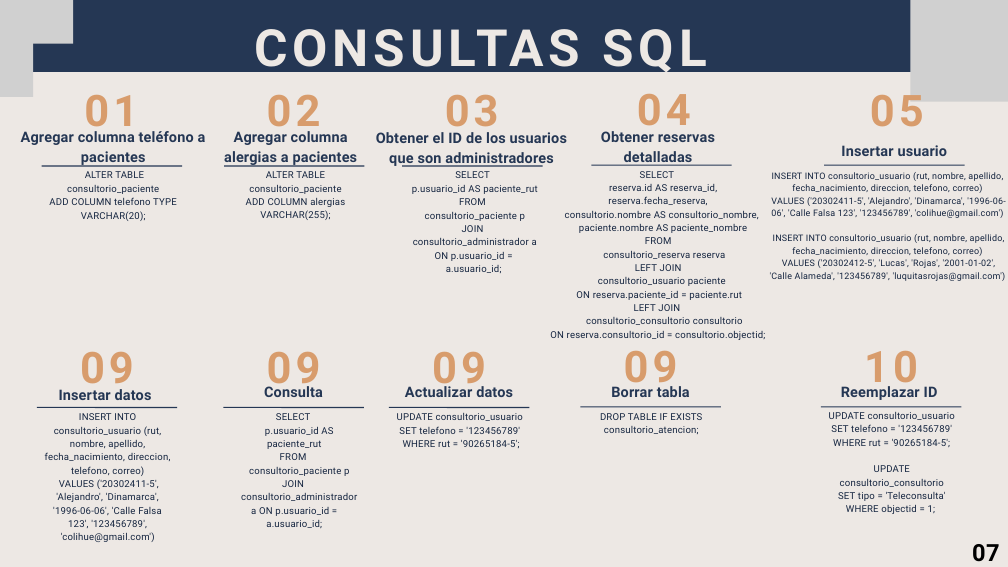
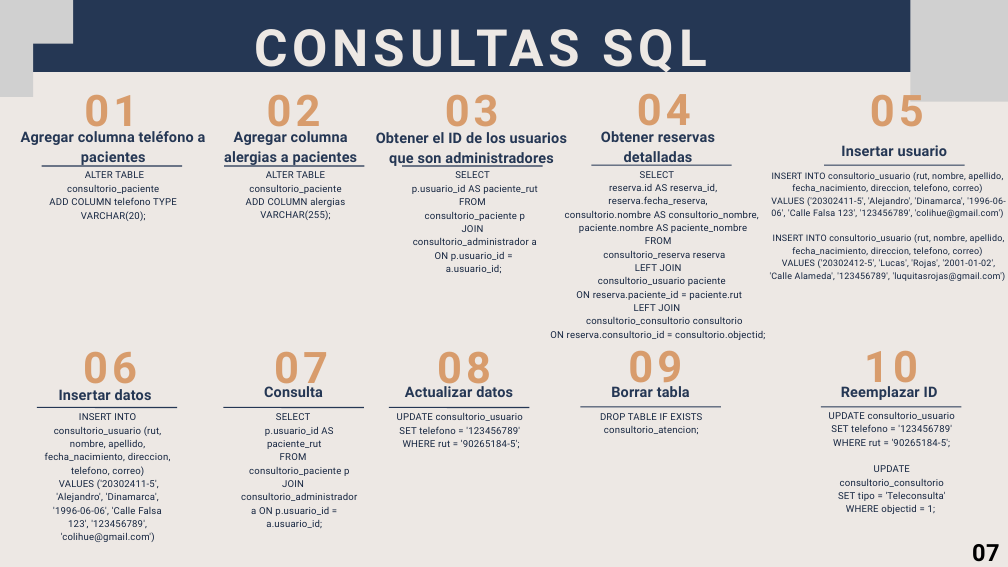
Before and after one commit to adinamarca/salud_publica_digital, a slide deck: slide 9 of salud_publica_digital.pptx. Drawn at 1008x567 pixels with LibreOffice and Linux fonts; fonts in the diff are those of the drawing; grey boxes stand for pictures. Boxes give left, top, right and bottom in pixels: in the first picture for what was removed or moved away, otherwise in the second. Text is boxed around its words. In the diff, an @@ line names an element or a change of style, - is before the commit and + after.

```diff
--- a/salud_publica_digital.pptx
+++ b/salud_publica_digital.pptx
@@ text at [83, 352, 137, 394]: text changed @@
-09
+06
@@ text at [274, 352, 328, 394]: text changed @@
-09
+07
@@ text at [437, 351, 491, 394]: text changed @@
-09
+08
@@ text "09": place and size @@
-text "09" at [624, 351, 678, 393]
+text "09" at [628, 351, 682, 393]
```
Also in this commit, not shown: 13 other files.
